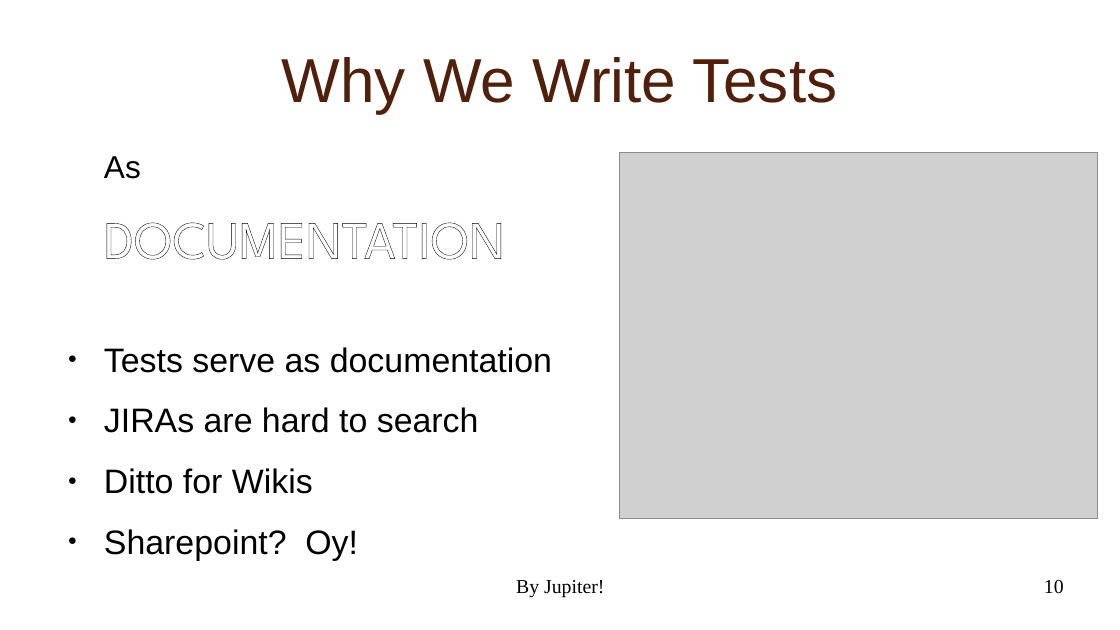
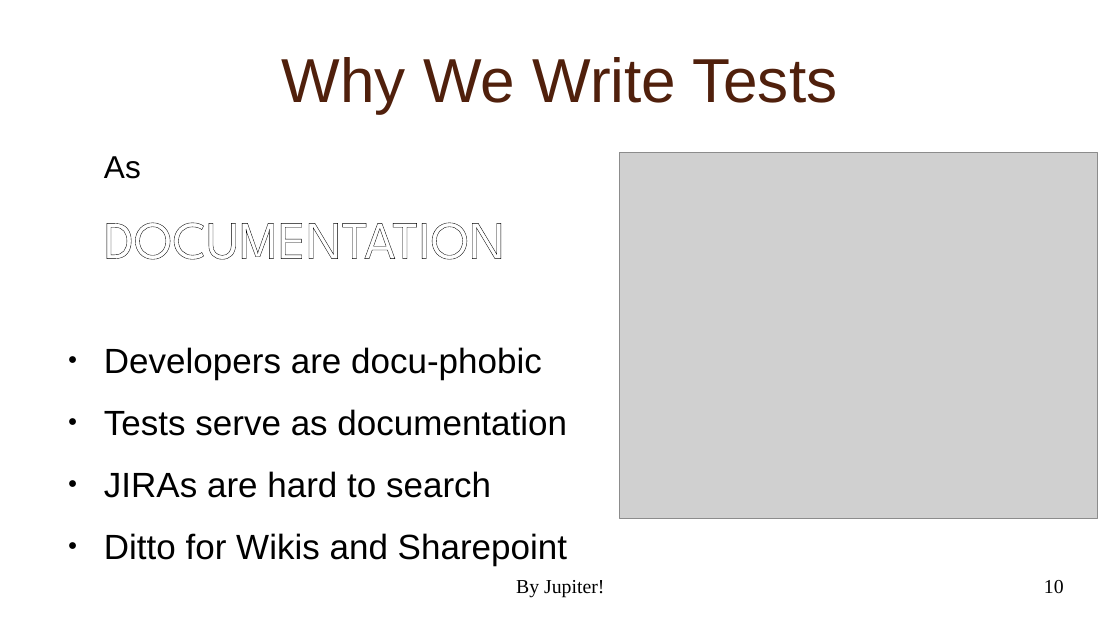
Before and after one commit to NextPoorSlob/JUnit5-Presentation-Sample-Code, a slide deck: slide 10 of ByJupiter.odp. Drawn at 1120x630 pixels with LibreOffice and Linux fonts; fonts in the diff are those of the drawing; grey boxes stand for pictures; background and template pictures are left out. Boxes give left, top, right and bottom in pixels: in the first picture for what was removed or moved away, otherwise in the second. Text is boxed around its words. In the diff, an @@ line names an element or a change of style, - is before the commit and + after.

```diff
--- a/ByJupiter.odp
+++ b/ByJupiter.odp
@@ text at [104, 347, 542, 380]: paragraph added @@
+● Developers are docu-phobic
@@ text at [104, 409, 567, 498]: size 24.1 to 24.8 pt in "Tests serve as documentation", "JIRAs are hard to search" @@
@@ text at [104, 533, 567, 566]: text changed; size 24.1 to 24.8 pt @@
-● Ditto for Wikis
-● Sharepoint? Oy!
+● Ditto for Wikis and Sharepoint
```
Also in this commit, not shown: 5 other slides changed, 10 other files.
